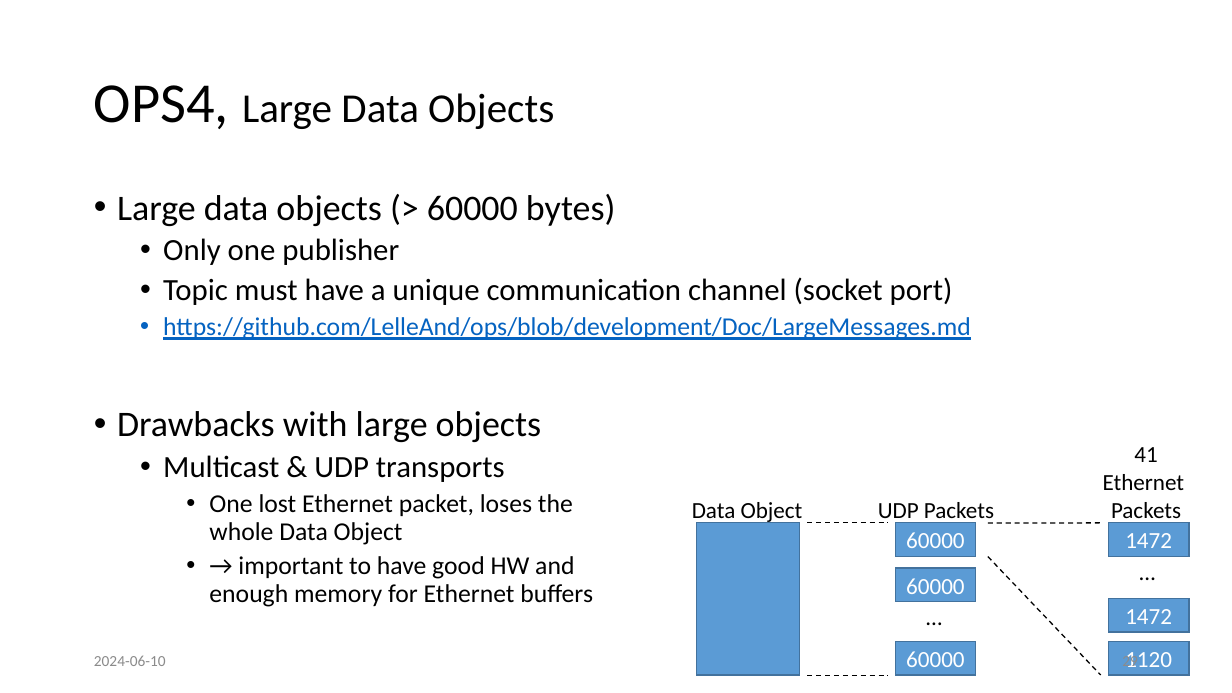
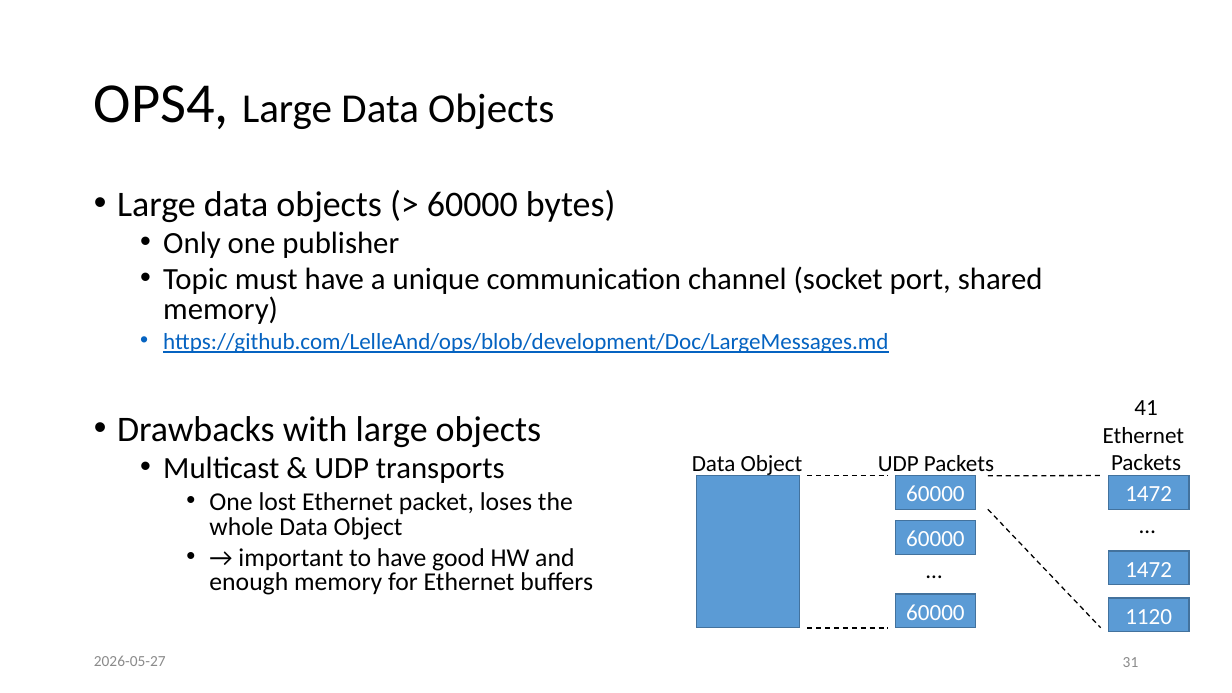
Before and after one commit to LelleAnd/ops, a slide deck: slide 31 of Doc/Ppt/OPS4 in depth.pptx (slide 29 before the commit). Drawn at 1232x693 pixels with LibreOffice and Linux fonts; fonts in the diff are those of the drawing. Boxes give left, top, right and bottom in pixels: in the first picture for what was removed or moved away, otherwise in the second. Text is boxed around its words. In the diff, an @@ line names an element or a change of style, - is before the commit and + after.

Commit message:
Doc: Updated ppt

```diff
--- a/Doc/Ppt/OPS4 in depth.pptx
+++ b/Doc/Ppt/OPS4 in depth.pptx
@@ text at (117,190,888,595): size 20 to 18 pt in "https://github.com/LelleAnd/ops/blob/development/Doc/LargeMe ..."; line spacing 0.9 to 0.8 @@
@@ text at (163,266,1043,324): text changed @@
-  • Topic must have a unique communication channel (socket port)
+  • Topic must have a unique communication channel (socket port, shared memory)
@@ 7 rectangles, 3 lines, 2 texts: place and size @@
-7 rectangles, 3 lines, 2 texts at (697,447,1189,676)
+7 rectangles, 3 lines, 2 texts at (697,400,1189,631)
@@ 3 texts, 1 line: place and size @@
-3 texts, 1 line at (692,502,1165,676)
+3 texts, 1 line at (692,455,1165,628)
@@ text at (94,655,166,666): text changed @@
-2024-06-10
+2026-05-27
@@ page number at (1123,657,1139,667): text changed @@
-29
+31
```
Also in this commit, not shown: 32 other slides changed, 19 slides added, 4 slides removed.
